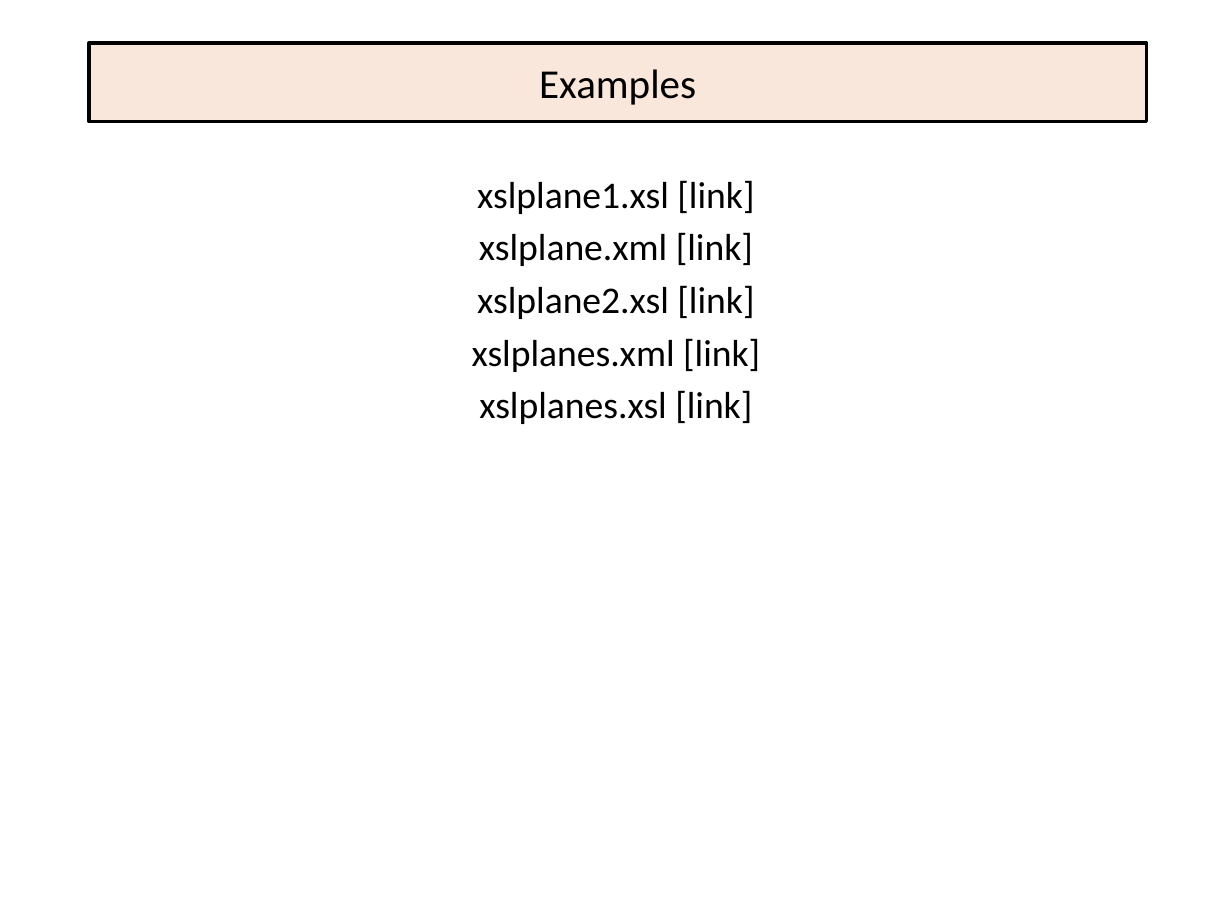
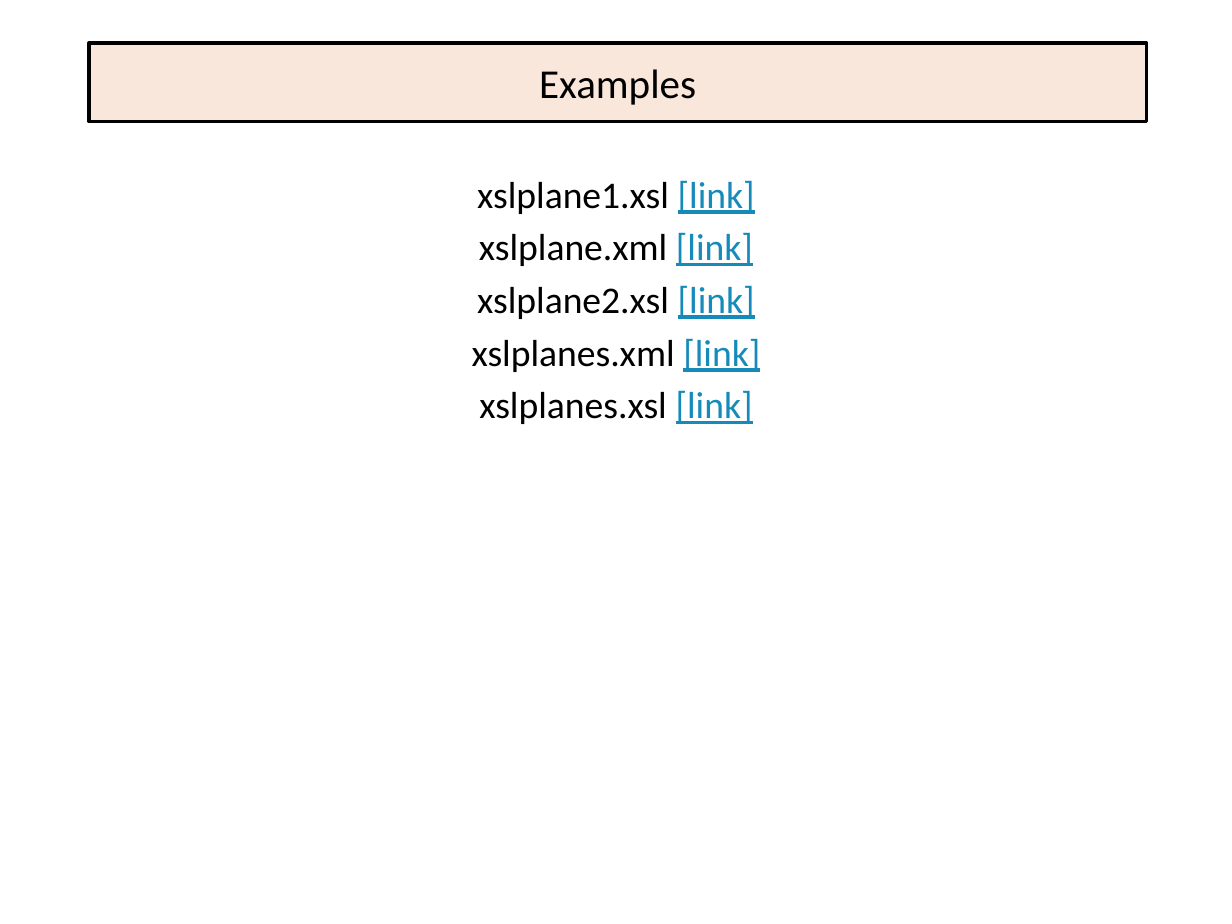
Before and after one commit to EricJPogue/www-epogue-info, a slide deck: slide 58 of CPSC-24700/Presentations/xml-and-webservices.pptx (slide 59 before the commit). Drawn at 1232x924 pixels with LibreOffice and Linux fonts; fonts in the diff are those of the drawing. Boxes give left, top, right and bottom in pixels: in the first picture for what was removed or moved away, otherwise in the second. Text is boxed around its words. In the diff, an @@ line names an element or a change of style, - is before the commit and + after.

```diff
--- a/CPSC-24700/Presentations/xml-and-webservices.pptx
+++ b/CPSC-24700/Presentations/xml-and-webservices.pptx
@@ text "xslplane1.xsl [link]" at [472,180,760,424]: text colour #000000 to #168BBA, underline on in "[link]", "[link]", "[link]", "[link]" and 1 more places @@
```
Also in this commit, not shown: 8 other files.
